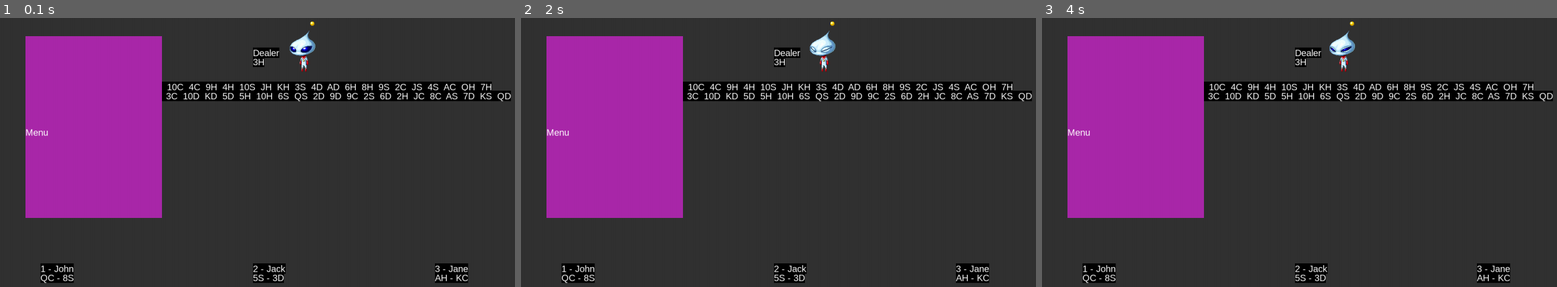
Above: before the commit, frames 1-3 (left to right).
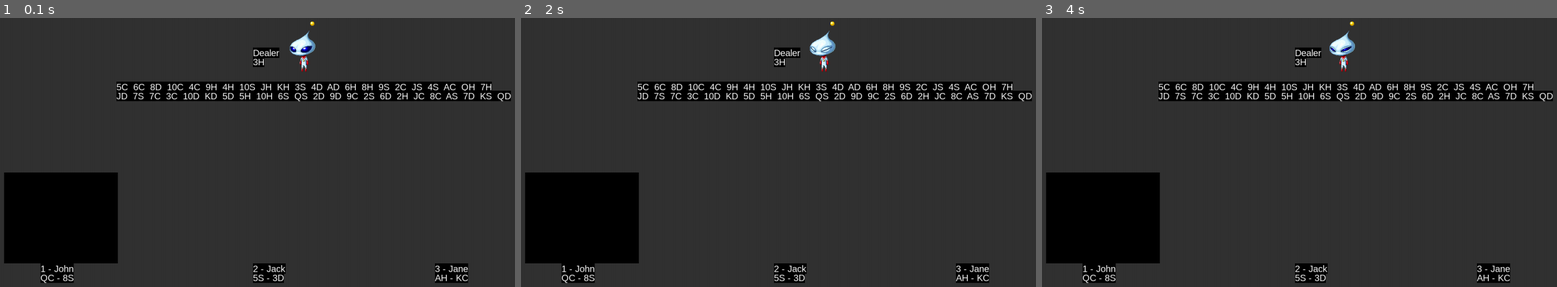
Above: after the commit, the same moments.

Repository: ekoret/blackjack-py
Game: pygame game, started from main.py
Same seed, same stepped clock (60 frames per second), same inputs: the game is played once before the commit and once after it.
Inputs:
- Up to frame 1 (0.1 s): no input
- Up to frame 2 (2 s): no input
- Up to frame 3 (4 s): no input

The runs differ from the first frame. In frame 1, 22% of the frame differs, in the area x 0-32%, y 6-92%; in frame 2, 22%; in frame 3, 22%.

Commit message:
add black box for menu, comment text

Diff:
--- a/player_menu.py
+++ b/player_menu.py
@@ -4,11 +4,10 @@
 class PlayerMenu:
     def draw(self, game, player):
         """Menu heading"""
-        text_surface = game.font.render(
-            "Menu", True, (255, 255, 255))
+        # text_surface = game.font.render("Menu", True, (255, 255, 255))
 
         """Manu background"""
-        rect_bg = pygame.Rect(100, 100, 300, 400)
+        rect_bg = pygame.Rect(player.x - 80, player.y - 200, 250, 200)
 
-        pygame.draw.rect(game.screen, (170, 40, 170), rect_bg)
-        game.screen.blit(text_surface, (100, 300))
+        pygame.draw.rect(game.screen, (0, 0, 0), rect_bg)
+        # game.screen.blit(text_surface, (player.x - 80, player.y - 210))
